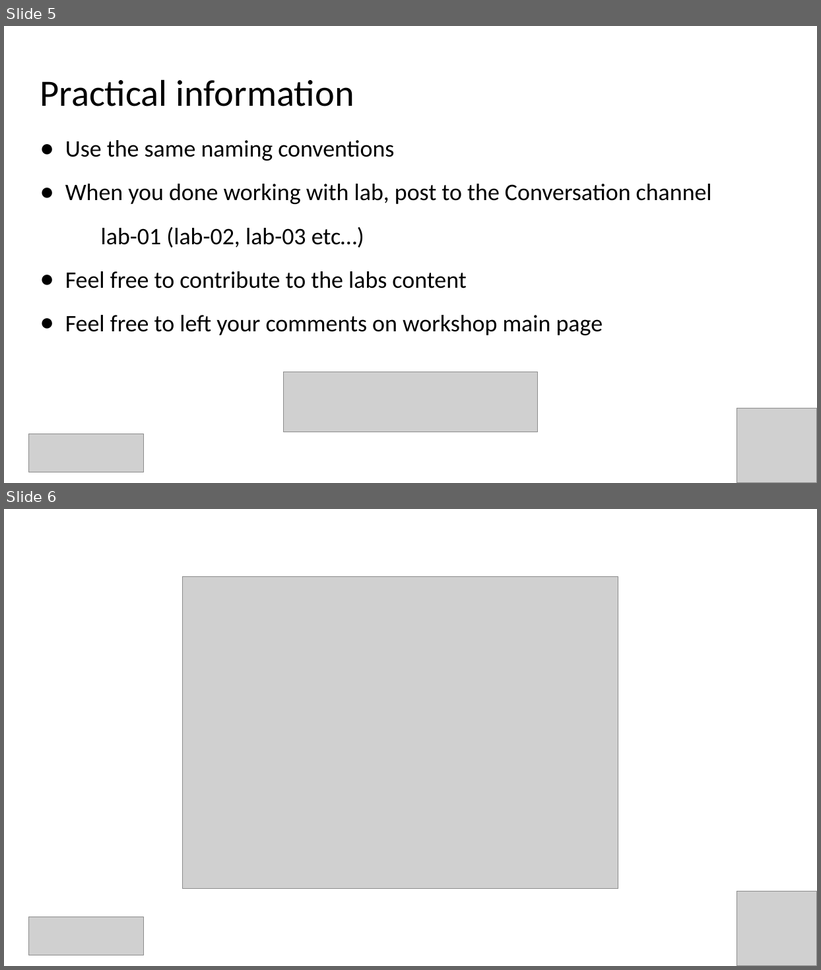
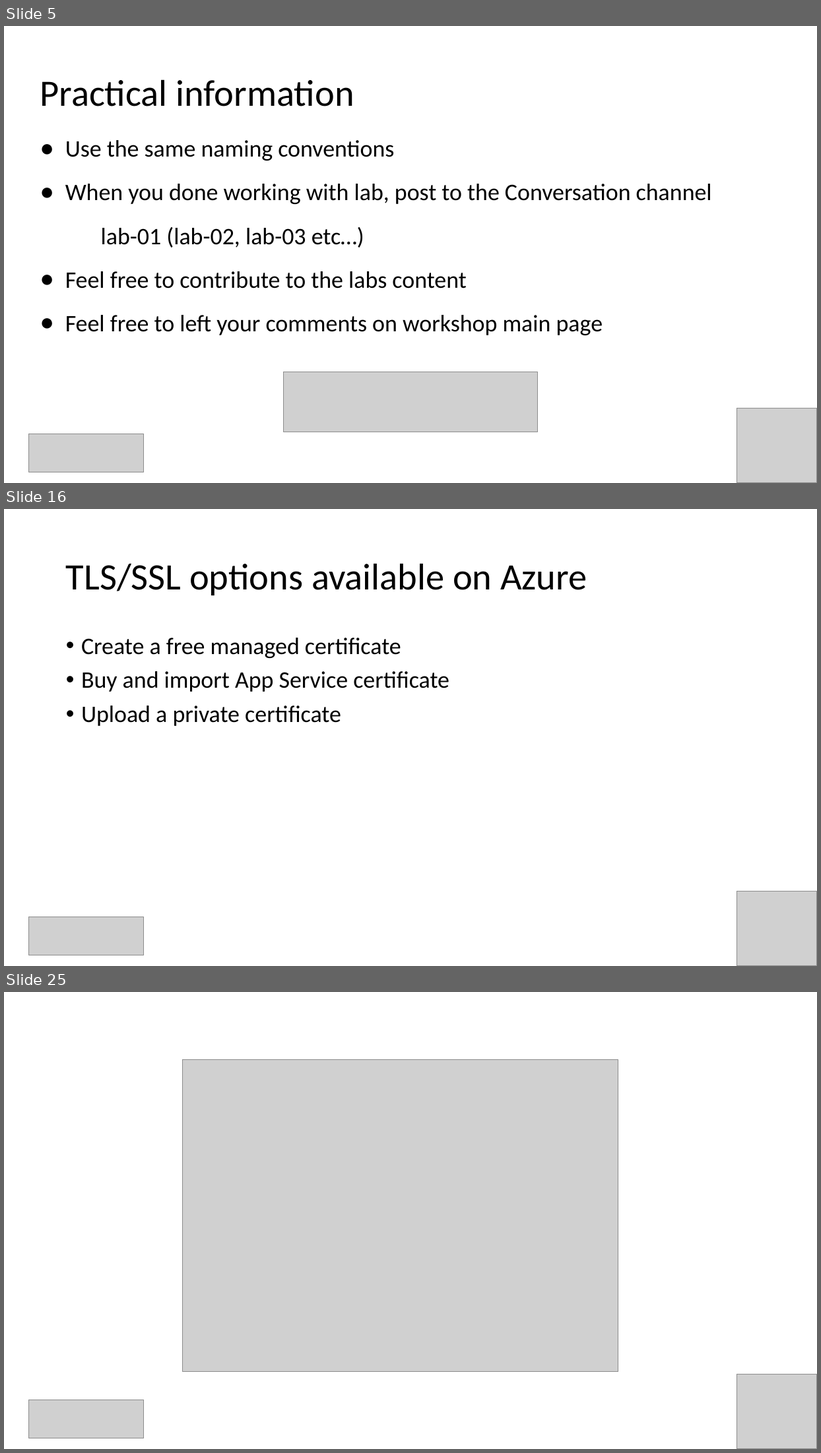
Before and after one commit to evgenyb/iac-workshops, a slide deck: dns-and-ssl-management-on-azure-with-ado/slides/dns-and-ssl-management-on-azure-with-ado.pptx. Shown one above the other, each under a label of ours: slides 5 and 6 before the commit, slides 5, 16 and 25 after it; the slides between them are not shown. The pictures are 821x970 and 821x1453 pixels, drawn with LibreOffice and Linux fonts; fonts in the diff are those of the drawing; grey boxes stand for pictures. Boxes give left, top, right and bottom in pixels: in the first picture for what was removed or moved away, otherwise in the second. Text is boxed around its words. In the diff, an @@ line names an element or a change of style, - is before the commit and + after.

```diff
--- a/dns-and-ssl-management-on-azure-with-ado/slides/dns-and-ssl-management-on-azure-with-ado.pptx
+++ b/dns-and-ssl-management-on-azure-with-ado/slides/dns-and-ssl-management-on-azure-with-ado.pptx
@@ slide 16 added at [4, 509, 817, 966], background #FFFFFF @@
@@ title added at [66, 563, 587, 595], 44 pt, text #000000 @@
+TLS/SSL options available on Azure
@@ text added at [81, 638, 450, 726], 28 pt, text #000000 @@
+• Create a free managed certificate
+• Buy and import App Service certificate
+• Upload a private certificate
@@ picture added at [737, 891, 817, 966] @@
@@ picture added at [29, 917, 144, 956] @@
@@ what was slide 6 is now slide 25 @@
```
Also in this commit, not shown: 2 slides changed, 18 other slides added.
